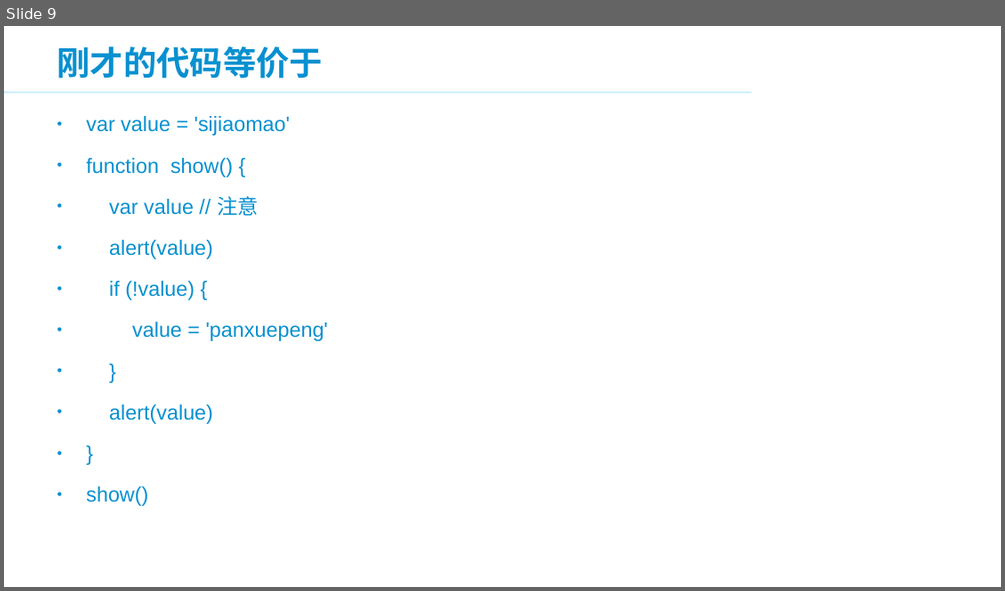
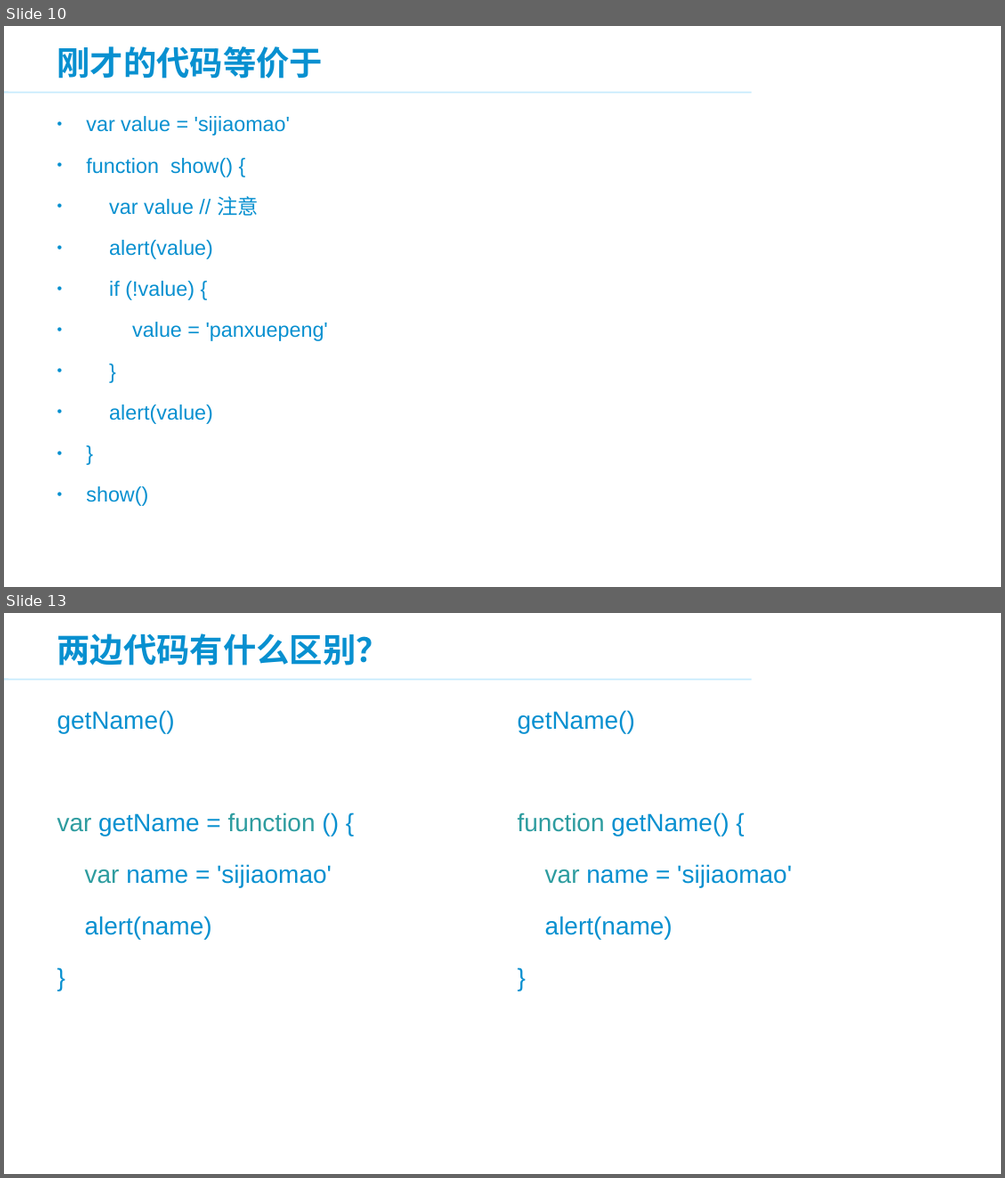
Before and after one commit to panxuepeng/javascript, a slide deck: ppt/JavaScript 高级部分.ppt. Shown one above the other, each under a label of ours: slide 9 before the commit, slides 10 and 13 after it; the slides between them are not shown. The pictures are 1005x591 and 1005x1178 pixels, drawn with LibreOffice and Linux fonts; fonts in the diff are those of the drawing; background and template pictures are left out. Boxes give left, top, right and bottom in pixels: in the first picture for what was removed or moved away, otherwise in the second. Text is boxed around its words. In the diff, an @@ line names an element or a change of style, - is before the commit and + after.

```diff
--- a/ppt/JavaScript 高级部分.ppt
+++ b/ppt/JavaScript 高级部分.ppt
@@ slide 13 added at bbox=[4, 613, 1001, 1174], background #FFFFFF; not listed: 2 template elements that a slide beside it also shows @@
@@ title added at bbox=[57, 633, 389, 666], 32 pt, text #0890D0, bold @@
+两边代码有什么区别？
@@ text added at bbox=[57, 710, 332, 939], 24 pt, text #0890D0 @@
+getName()
+var getName = function () {
+var name = 'sijiaomao'
+alert(name)
+}
@@ text added at bbox=[518, 710, 792, 939], 24 pt, text #0890D0 @@
+getName()
+function getName() {
+var name = 'sijiaomao'
+alert(name)
+}
@@ what was slide 9 is now slide 10 @@
```
Also in this commit, not shown: 1 slide changed, 34 other slides added, 3 other files.
